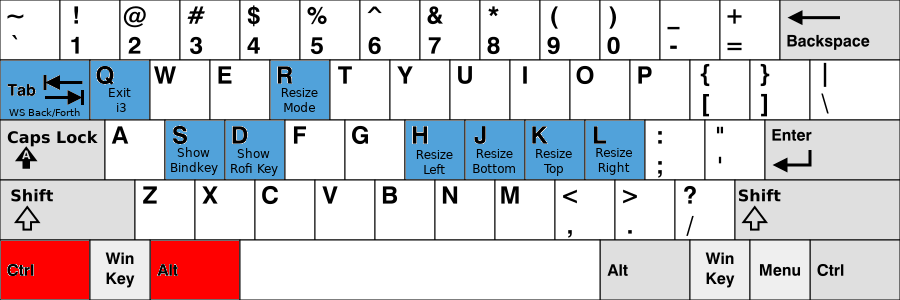
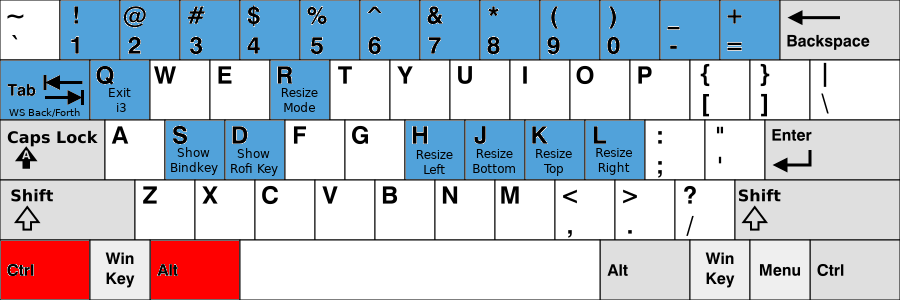
Comparing the layer stacks of the two 900px x 300px images. Changes:
painted on "KB_United_States-NoAltGr.svg" over (61, 1, 779, 59)
